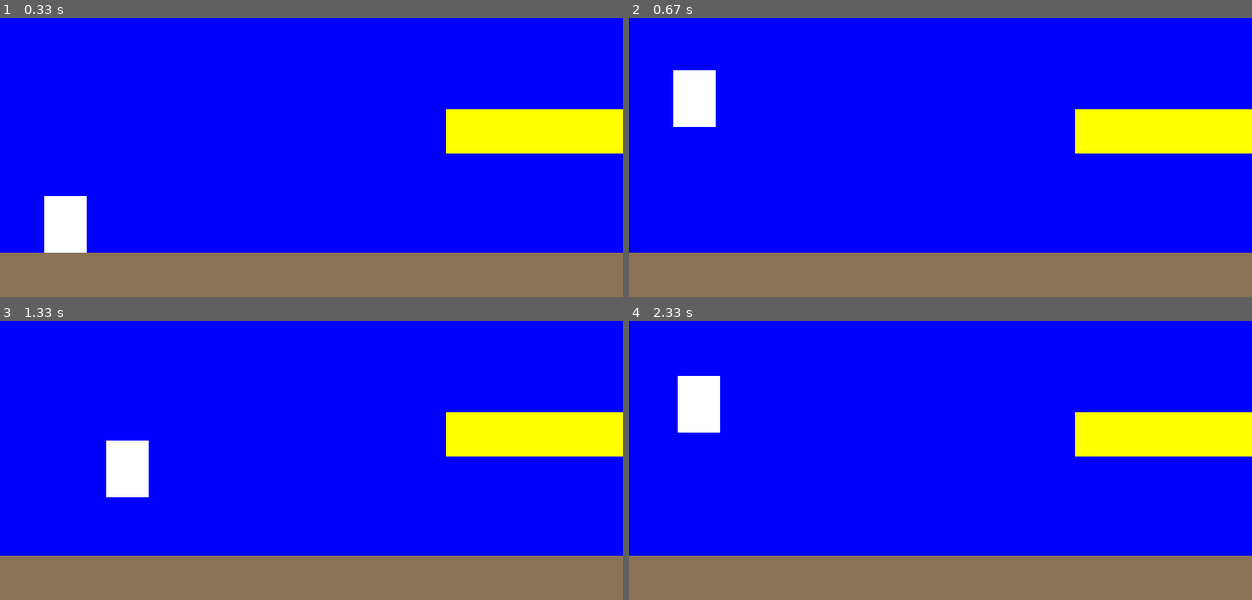
Above: before the commit, frames 1-4 (two rows, left to right).
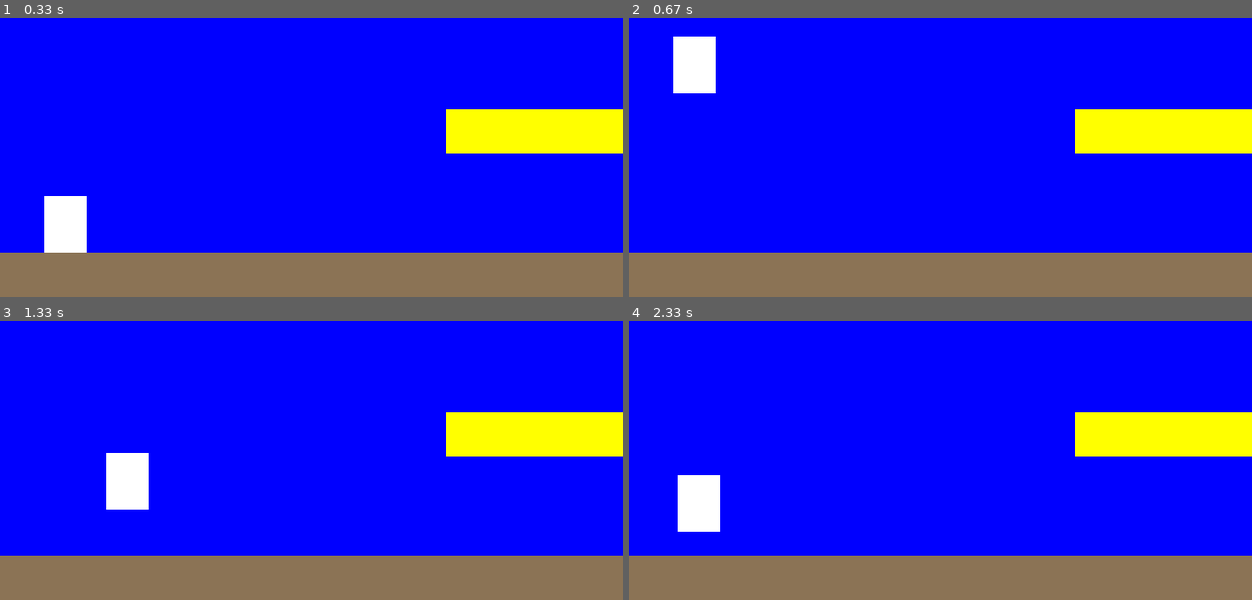
Above: after the commit, the same moments.

Repository: saegl5/myprojects
Game: pygame game, started from mario.py
The game is run twice, just before and just after one commit, with the same random seed, the same clock (stepped at 60 frames per second) and the same inputs.
Inputs (mouse positions are in pixels of both pictures, inside the frame that each line leads up to):
- Up to frame 1 (0.33 s): no input
- Up to frame 2 (0.67 s): tap Space at 0.33 s
- Up to frame 3 (1.33 s): hold Right 0.67-1.13 s; move the mouse to (510, 360) at 0.7 s; tap Space at 0.73, 1.03, 1.23 s; hold Right from 1.17 s (still down); move the mouse to (317, 404) at 1.2 s
- Up to frame 4 (2.33 s): tap Space at 1.53, 1.73, 2.03, 2.3 s; release Right at 1.63 s; hold Left 1.67-2.2 s; move the mouse to (790, 376) at 1.7 s; hold Left from 2.23 s (still down); move the mouse to (1002, 474) at 2.27 s

Frame 1 is identical in both runs. In frame 2, 1.6% of the frame differs, in the area x 7-14%, y 6-40%; in frame 3, 0.6%; in frame 4, 2.8%, in the area x 7-15%, y 19-76%.

Commit message:
reduced excess cycles

Diff:
--- a/mario.py
+++ b/mario.py
@@ -55,7 +55,7 @@
             if action.key == pygame.K_LEFT:
                 x_inc = -speed
             if action.key == pygame.K_SPACE and mario.rect.bottom == ground.rect.top and first == True:
-                y_inc = -2*speed # y decreases going upward
+                y_inc = -2.75*speed # y decreases going upward
                 first = False
         elif action.type == pygame.KEYUP:
             x_inc = 0
@@ -66,7 +66,7 @@
 
     mario.rect.x += x_inc
 
-    mario.rect.y += y_inc
+    mario.rect.y += y_inc # mario.rect.y truncates decimal point, but okay, simply causes delay
     hit_ground = pygame.sprite.spritecollide(mario, grounds, False)
     hit_platform = pygame.sprite.spritecollide(mario, platforms, False)
     if hit_ground != []:
@@ -74,8 +74,8 @@
     elif hit_platform != []:
         mario.rect.bottom = platform.rect.top
         y_inc = 0 # in case mario walks off platform
-    else:
-        y_inc += 0.30 # gravity, place here otherwise increment will keep running
+    else: # cycles, fewer for higher values of gravity
+        y_inc += 0.5 # gravity, place here otherwise increment will keep running
     # Other game logic
 
     canvas.clean()
